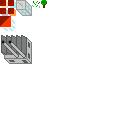
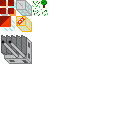
Layer changes from the first 128 x 128 image to the second:
painted on "buildings.png" over [16, 8, 48, 32]
